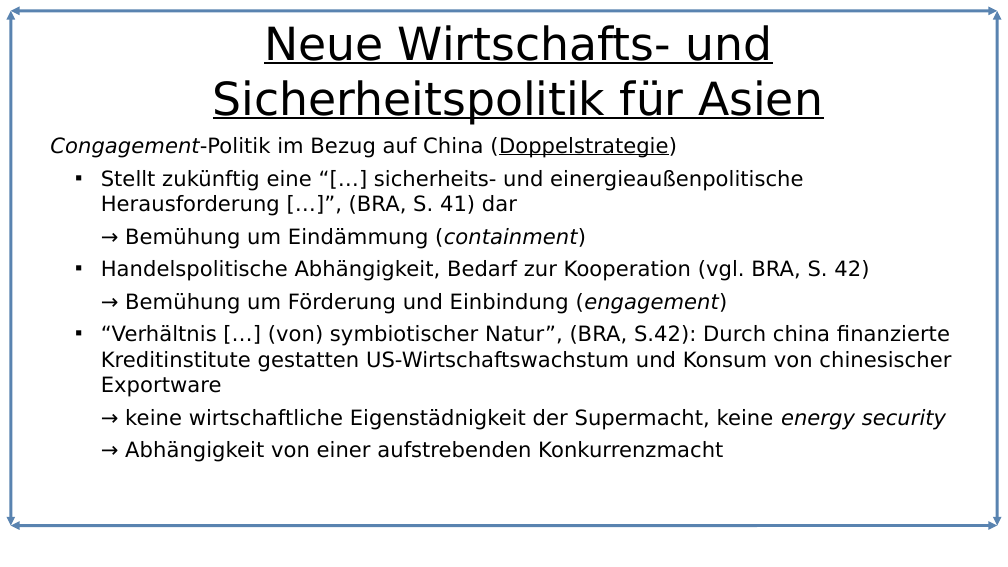
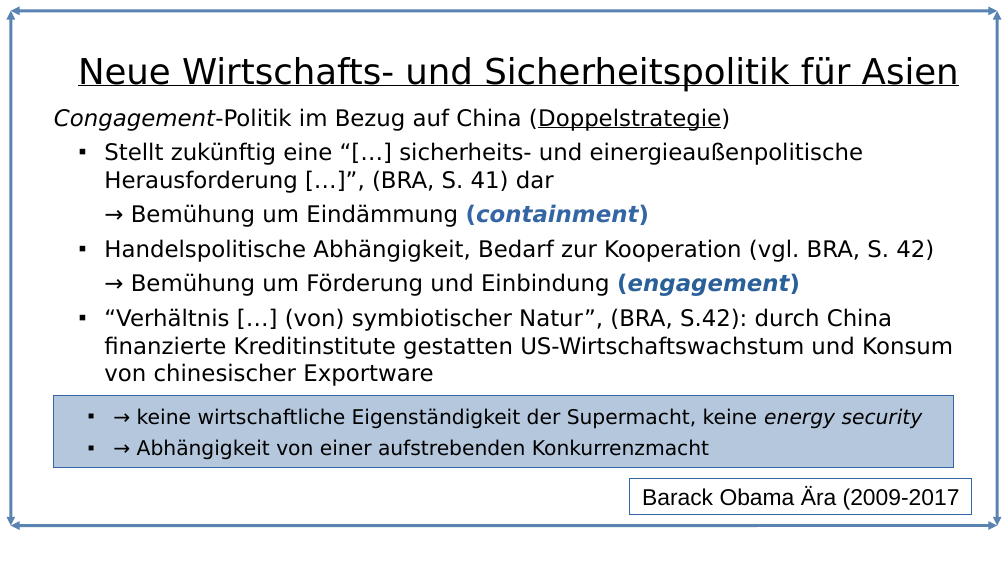
Before and after one commit to Lacrimus/Referat-Geschichte-USA-die-einzig-verbleibende-Weltmacht-, a slide deck: slide 17 of USA-die-einzig-verbleibende-Weltmacht.odp (slide 15 before the commit). Drawn at 1008x567 pixels with LibreOffice and Linux fonts; fonts in the diff are those of the drawing. Boxes give left, top, right and bottom in pixels: in the first picture for what was removed or moved away, otherwise in the second. Text is boxed around its words. In the diff, an @@ line names an element or a change of style, - is before the commit and + after.

```diff
--- a/USA-die-einzig-verbleibende-Weltmacht.odp
+++ b/USA-die-einzig-verbleibende-Weltmacht.odp
@@ title "Neue Wirtschafts- und Sicherheitspolitik für ...": place and size @@
-title "Neue Wirtschafts- und Sicherheitspolitik für ..." at box(213, 25, 823, 125)
+title "Neue Wirtschafts- und Sicherheitspolitik für ..." at box(78, 57, 959, 91)
@@ title "Neue Wirtschafts- und Sicherheitspolitik für ..." at box(78, 57, 959, 91): size 36 to 28 pt @@
@@ text at box(54, 108, 934, 296): size 16.6 to 18 pt in "Congagement-Politik im Bezug auf China (Doppelstrategie)", "Stellt zukünftig eine “[…] sicherheits- und einergieaußenpol ...", "→ Bemühung um Eindämmung (containment)", "Handelspolitische Abhängigkeit, Bedarf zur Kooperation (vgl. ..." and 1 more places; text colour #000000 to #3465A4 in "(containment)"; bold on in "(containment)", "(engagement)"; text colour #000000 to #2A6099 in "(engagement)" @@
@@ text "Congagement-Politik im Bezug auf China ...": place and size @@
-text "Congagement-Politik im Bezug auf China ..." at box(50, 137, 951, 462)
+text "Congagement-Politik im Bezug auf China ..." at box(54, 108, 953, 386)
@@ text at box(104, 308, 953, 386): text changed; size 16.6 to 18 pt @@
-  ■ “Verhältnis […] (von) symbiotischer Natur”, (BRA, S.42): Durch china finanzierte Kreditinstitute gestatten US-Wirtschaftswachstum und Konsum von chinesischer Exportware
-  → keine wirtschaftliche Eigenstädnigkeit der Supermacht, keine energy security
-  → Abhängigkeit von einer aufstrebenden Konkurrenzmacht
+  ■ “Verhältnis […] (von) symbiotischer Natur”, (BRA, S.42): durch China finanzierte Kreditinstitute gestatten US-Wirtschaftswachstum und Konsum von chinesischer Exportware
@@ rectangle added at box(54, 396, 954, 468), fill #B4C7DC, outline #3465A4 0 pt, 16 pt, text #000000 @@
+  ■ → keine wirtschaftliche Eigenständigkeit der Supermacht, keine energy security
+  ■ → Abhängigkeit von einer aufstrebenden Konkurrenzmacht
@@ rectangle added at box(630, 479, 972, 515), fill #FFFFFF, outline #3465A4 0 pt, 18 pt, text #000000 @@
+Barack Obama Ära (2009-2017
```
Also in this commit, not shown: 16 other slides changed, 3 slides added, 1 slide removed, 9 other files.
